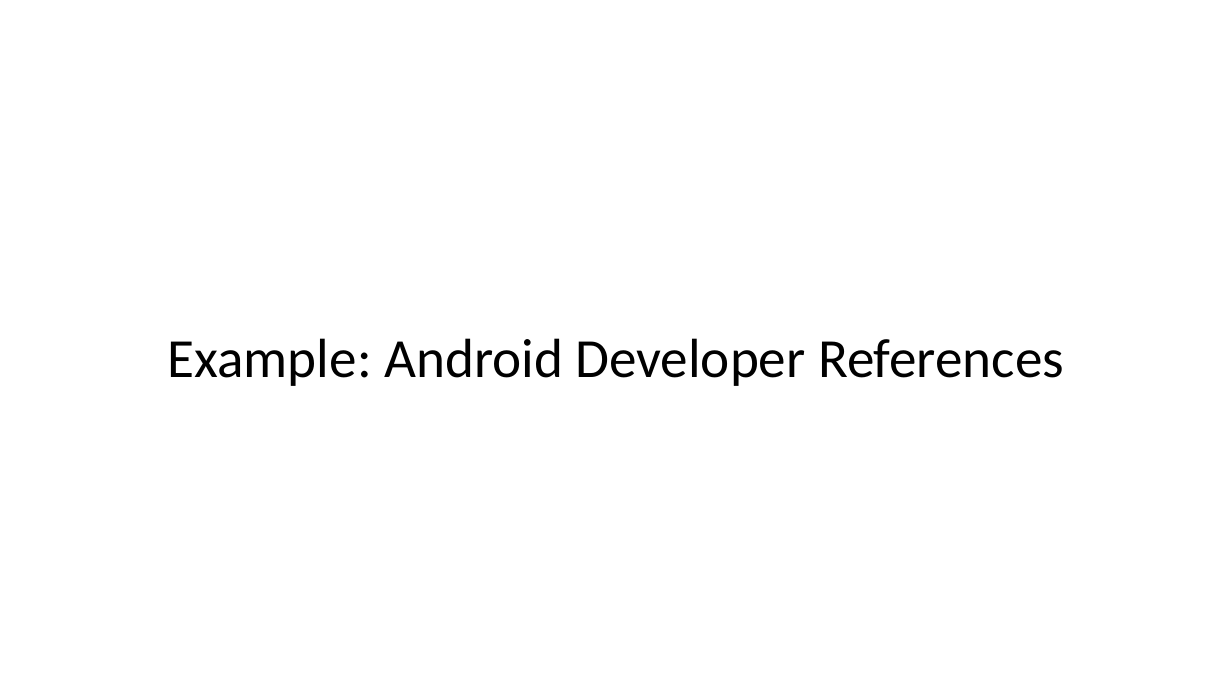
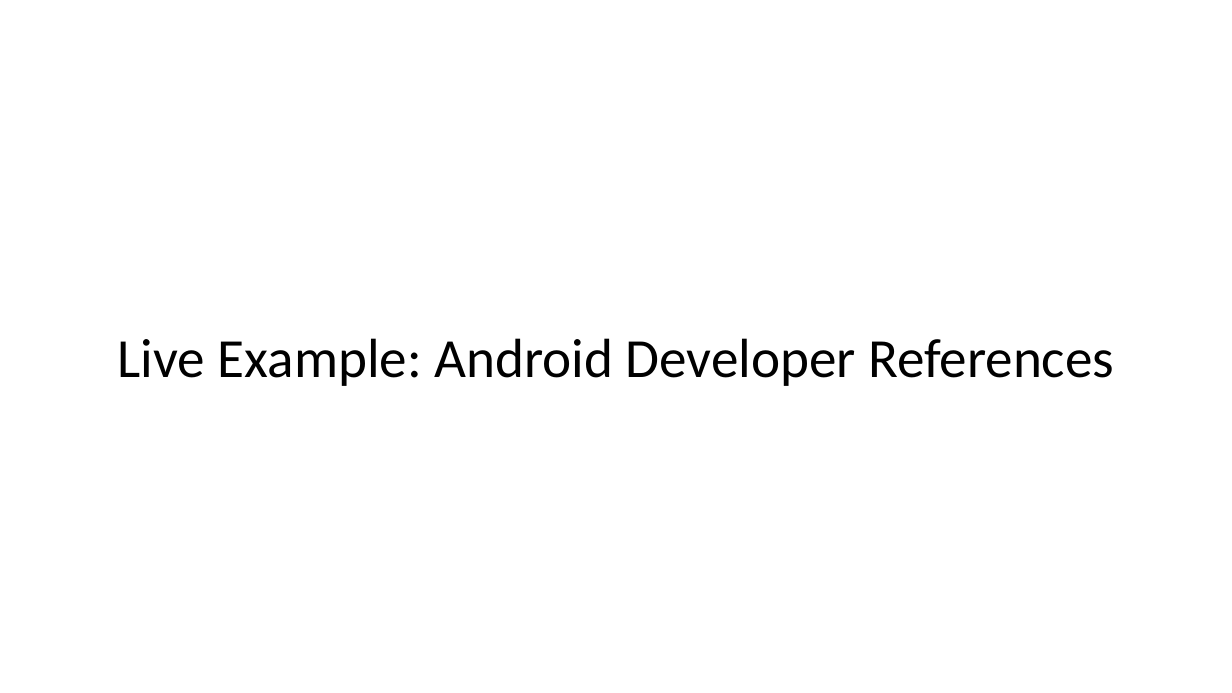
Before and after one commit to Batch-xx/Android-Lunch-Learn, a slide deck: slide 9 of slides/Android Studio_Activities_Fragments.pptx. Drawn at 1232x693 pixels with LibreOffice and Linux fonts; fonts in the diff are those of the drawing; background and template pictures are left out. Boxes give left, top, right and bottom in pixels: in the first picture for what was removed or moved away, otherwise in the second. Text is boxed around its words. In the diff, an @@ line names an element or a change of style, - is before the commit and + after.

```diff
--- a/slides/Android Studio_Activities_Fragments.pptx
+++ b/slides/Android Studio_Activities_Fragments.pptx
@@ text at bbox=[118, 338, 1114, 386]: text changed @@
-Example: Android Developer References
+Live Example: Android Developer References
```
Also in this commit, not shown: 12 other slides changed, 7 slides added, 8 slides removed, 3 other files.
